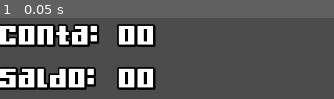
Above: before the commit, frame 1.
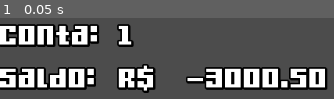
Above: after the commit, the same moment.

Repository: AlanVitorCosta/Projeto-da-disciplina-GER-NCIA-DE-CONFIGURA-O-E-MUDAN-AS
Game: Godot game, scene res://scenes/User.tscn
The game is run twice, just before and just after one commit, with the same random seed, the same clock (stepped at 60 frames per second) and the same inputs. Before the commit the project has no main scene; this scene is started directly in both runs.
Inputs:
- Up to frame 1 (0.05 s): no input

The runs differ from the first frame. In frame 1, 13% of the frame differs, in the area x 35-98%, y 7-93%.

Commit message:
Creating the scripts: account_data.gd and user.gd

Diff:
--- a/SistemaBancario/project.godot
+++ b/SistemaBancario/project.godot
@@ -8,9 +8,20 @@
 
 config_version=4
 
+_global_script_classes=[ {
+"base": "Resource",
+"class": "AccountData",
+"language": "GDScript",
+"path": "res://scripts/account_data.gd"
+} ]
+_global_script_class_icons={
+"AccountData": ""
+}
+
 [application]
 
 config/name="Banco"
+run/main_scene="res://scenes/User.tscn"
 config/icon="res://icon.png"
 
 [physics]
--- /dev/null
+++ b/SistemaBancario/resources/userTest.tres
@@ -0,0 +1,8 @@
+[gd_resource type="Resource" load_steps=2 format=2]
+
+[ext_resource path="res://scripts/account_data.gd" type="Script" id=1]
+
+[resource]
+script = ExtResource( 1 )
+accountId = 1
+balanceAmmount = -3000.5
--- a/SistemaBancario/scenes/User.tscn
+++ b/SistemaBancario/scenes/User.tscn
@@ -1,6 +1,8 @@
-[gd_scene load_steps=3 format=2]
+[gd_scene load_steps=5 format=2]
 
 [ext_resource path="res://fonts/Gamer.ttf" type="DynamicFontData" id=1]
+[ext_resource path="res://scripts/user.gd" type="Script" id=2]
+[ext_resource path="res://resources/userTest.tres" type="Resource" id=3]
 
 [sub_resource type="DynamicFont" id=1]
 size = 64
@@ -13,6 +15,8 @@
 anchor_right = 1.0
 anchor_bottom = 1.0
 margin_right = -2.0
+script = ExtResource( 2 )
+accountData = ExtResource( 3 )
 
 [node name="HBoxContainer" type="HBoxContainer" parent="."]
 margin_right = 40.0
@@ -39,20 +43,20 @@
 
 [node name="VBoxContainer2" type="VBoxContainer" parent="HBoxContainer"]
 margin_left = 152.0
-margin_right = 200.0
+margin_right = 396.0
 margin_bottom = 106.0
 
 [node name="LabelAccountId" type="Label" parent="HBoxContainer/VBoxContainer2"]
-margin_right = 48.0
+margin_right = 244.0
 margin_bottom = 51.0
 custom_colors/font_color_shadow = Color( 0, 0, 0, 1 )
 custom_fonts/font = SubResource( 1 )
-text = "00"
+text = "1"
 
 [node name="LabelBalanceAmount" type="Label" parent="HBoxContainer/VBoxContainer2"]
 margin_top = 55.0
-margin_right = 48.0
+margin_right = 244.0
 margin_bottom = 106.0
 custom_colors/font_color_shadow = Color( 0, 0, 0, 1 )
 custom_fonts/font = SubResource( 1 )
-text = "00"
+text = "R$  3000.50"
--- /dev/null
+++ b/SistemaBancario/scripts/account_data.gd
@@ -0,0 +1,4 @@
+class_name AccountData extends Resource
+
+export(int) var accountId
+export(float) var balanceAmmount
--- /dev/null
+++ b/SistemaBancario/scripts/user.gd
@@ -0,0 +1,18 @@
+tool
+extends Control
+
+export(Resource) var accountData setget _set_account
+
+func _set_account(data) -> void:
+	accountData = data
+	update()
+
+func _draw() -> void:
+	if accountData:
+		$HBoxContainer/VBoxContainer2/LabelAccountId.text = str(accountData.accountId)
+		#$HBoxContainer/VBoxContainer2/LabelBalanceAmount.text = "R$ " + str(accountData.balanceAmmount)
+		$HBoxContainer/VBoxContainer2/LabelBalanceAmount.text = "R$  " + "%.2f" % accountData.balanceAmmount
+
+	else:
+		$HBoxContainer/VBoxContainer2/LabelAccountId.text = " "
+		$HBoxContainer/VBoxContainer2/LabelBalanceAmount.text = " "
